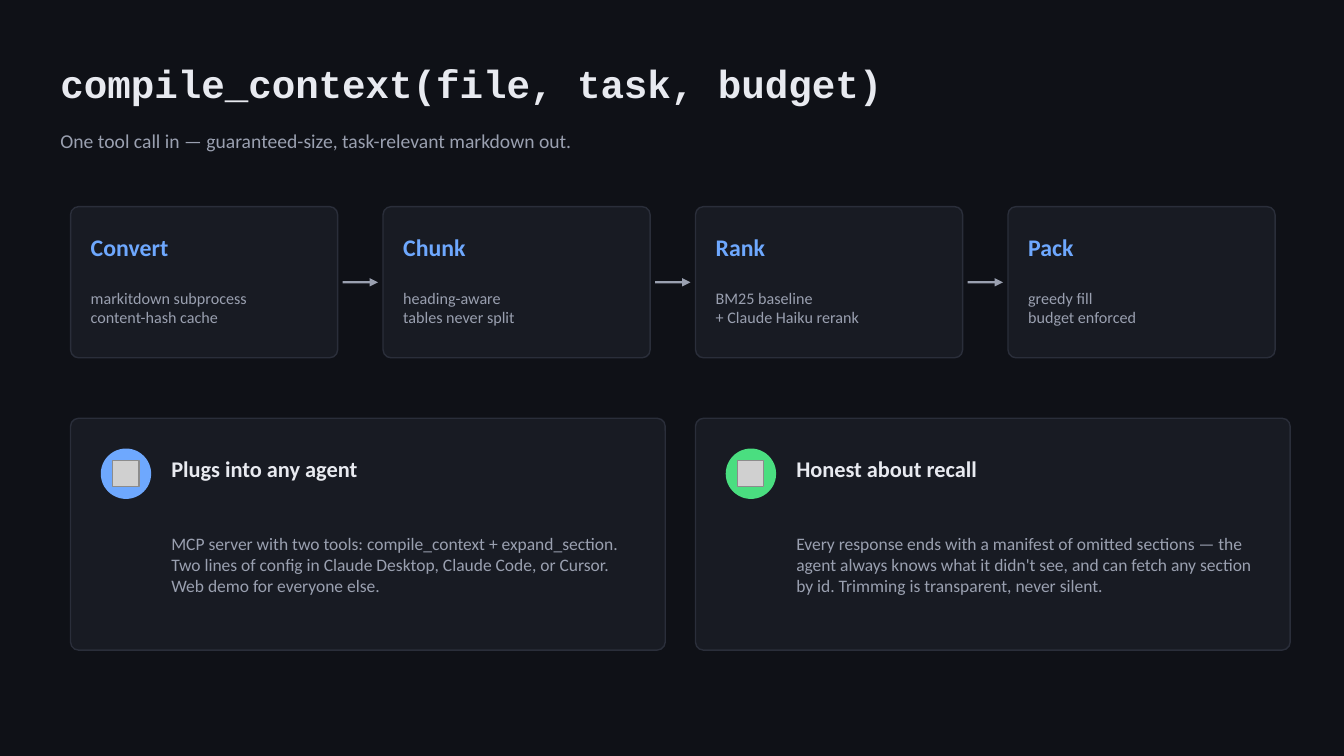
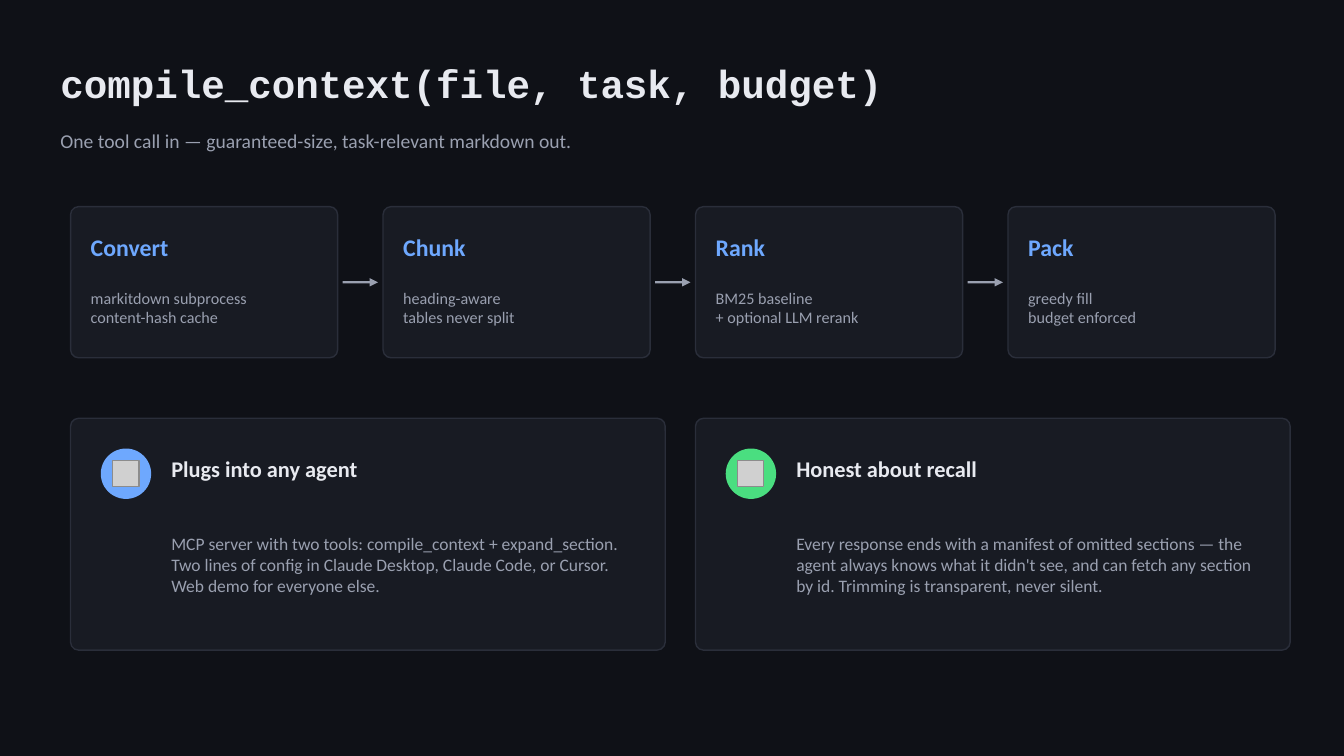
Before and after one commit to shenba1712/context-compiler, a slide deck: slide 3 of pitch/context-compiler-pitch.pptx. Drawn at 1344x756 pixels with LibreOffice and Linux fonts; fonts in the diff are those of the drawing; grey boxes stand for pictures. Boxes give left, top, right and bottom in pixels: in the first picture for what was removed or moved away, otherwise in the second. Text is boxed around its words. In the diff, an @@ line names an element or a change of style, - is before the commit and + after.

```diff
--- a/pitch/context-compiler-pitch.pptx
+++ b/pitch/context-compiler-pitch.pptx
@@ text at (x1=727, y1=312, x2=858, y2=326): text changed @@
-+ Claude Haiku rerank
++ optional LLM rerank
```
Also in this commit, not shown: 3 other slides changed.
